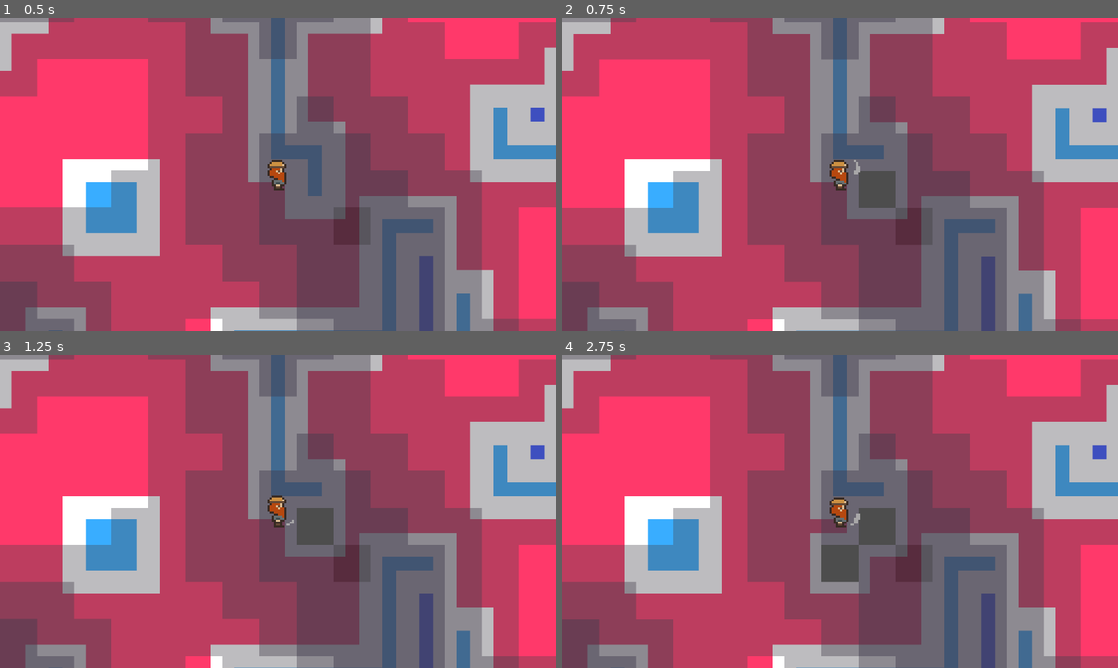
Above: before the commit, frames 1-4 (two rows, left to right).
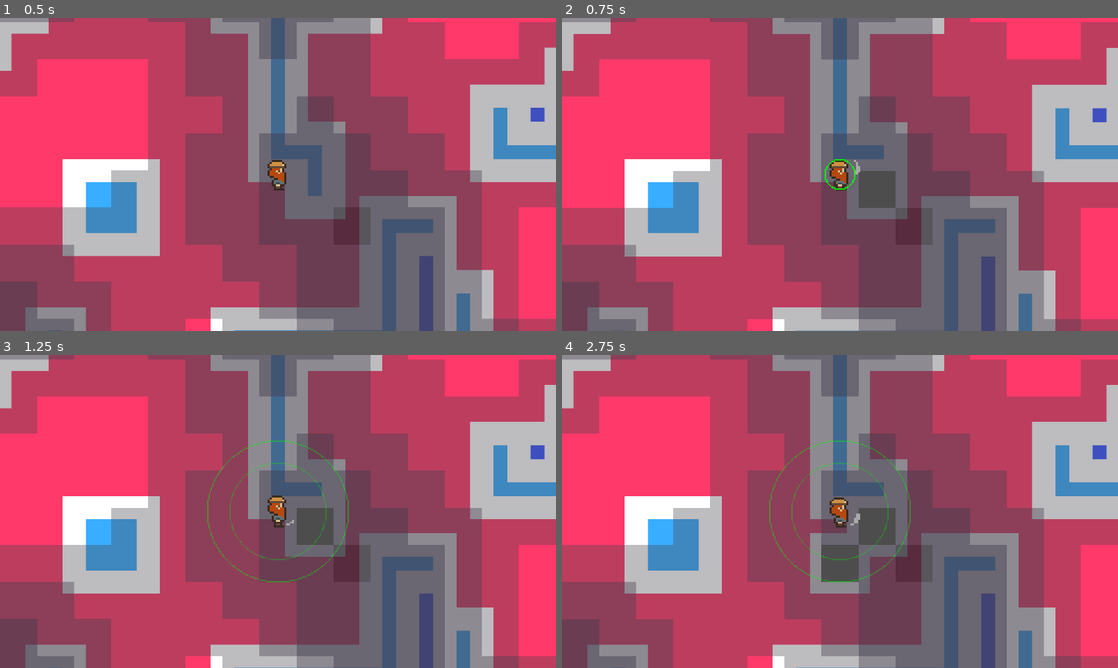
Above: after the commit, the same moments.

Repository: VileOar/ludum-dare-57
Game: Godot game, scene res://levels/main_level.tscn
Same seed, same stepped clock (60 frames per second), same inputs: the game is played once before the commit and once after it.
Inputs:
- Up to frame 1 (0.5 s): no input
- Up to frame 2 (0.75 s): hold D (MoveRight) from 0.53 s (still down); hold 1 from 0.53 s (still down); tap Space (RadarPulse, bound only after the commit) at 0.6 s
- Up to frame 3 (1.25 s): keep holding D (MoveRight); keep holding 1
- Up to frame 4 (2.75 s): release D (MoveRight) at 1.28 s; release 1 at 1.28 s; hold S (MoveDown) 1.28-2.03 s; tap 1 at 1.35 s; tap Space (RadarPulse, bound only after the commit) at 1.55, 2.1 s; hold D (MoveRight) from 2.03 s (still down); hold 1 from 2.03 s (still down)

Frame 1 is identical in both runs. In frame 2, less than 0.1% of the frame differs, in the area x 47-53%, y 45-55%; in frame 3, 0.5%, in the area x 37-63%, y 27-73%; in frame 4, 0.5%.

Commit message:
Add radar to player character

Diff:
--- a/project.godot
+++ b/project.godot
@@ -52,6 +52,11 @@
 , Object(InputEventKey,"resource_local_to_scene":false,"resource_name":"","device":-1,"window_id":0,"alt_pressed":false …(186 unchanged characters)…
 ]
 }
+RadarPulse={
+"deadzone": 0.2,
+"events": [Object(InputEventKey,"resource_local_to_scene":false,"resource_name":"","device":0,"window_id":0,"alt_pressed":false,"shift_pressed":false,"ctrl_pressed":false,"meta_pressed":false,"pressed":false,"keycode":0,"physical_keycode":32,"key_label":0,"unicode":0,"location":0,"echo":false,"script":null)
+]
+}
 
 [rendering]
 
--- a/src/audio_controller/audio_controller.gd
+++ b/src/audio_controller/audio_controller.gd
@@ -44,6 +44,5 @@
 		squeak.play()
 
 func play_radar_pulse() -> void:
-	if not $RadarPulse.playing:
-		$RadarPulse.play()
-		play_squeak()
+	$RadarPulse.play()
+	play_squeak()
--- a/src/audio_controller/audio_controller.tscn
+++ b/src/audio_controller/audio_controller.tscn
@@ -49,8 +49,8 @@
 
 [node name="StoneDig" type="AudioStreamPlayer" parent="."]
 stream = ExtResource("11_k1nwg")
-volume_db = -20.0
+volume_db = -10.0
 
 [node name="StoneDigFail" type="AudioStreamPlayer" parent="."]
 stream = ExtResource("7_ffqbn")
-volume_db = -10.0
+volume_db = -15.0
--- a/src/characters/player/player.tscn
+++ b/src/characters/player/player.tscn
@@ -1,7 +1,8 @@
-[gd_scene load_steps=19 format=3 uid="uid://c41k20yhtuteq"]
+[gd_scene load_steps=20 format=3 uid="uid://c41k20yhtuteq"]
 
 [ext_resource type="Script" uid="uid://pxyjh6sau06" path="res://src/characters/player/player.gd" id="1_7nd6e"]
 [ext_resource type="Texture2D" uid="uid://egc2hrb3tddq" path="res://assets/characters/player/YellowMiner.png" id="1_bxhu7"]
+[ext_resource type="PackedScene" uid="uid://dva47lw34td0t" path="res://src/radar/radar_pulse.tscn" id="3_5c1al"]
 
 [sub_resource type="AtlasTexture" id="AtlasTexture_bxhu7"]
 atlas = ExtResource("1_bxhu7")
@@ -147,3 +148,5 @@
 [node name="MiningCheckRay" type="RayCast2D" parent="."]
 target_position = Vector2(128, 0)
 collision_mask = 4
+
+[node name="RadarPulse" parent="." instance=ExtResource("3_5c1al")]
--- a/src/radar/radar_pulse.gd
+++ b/src/radar/radar_pulse.gd
@@ -1,17 +1,20 @@
 extends Node2D
 
-var _level: int = 0
+var _level: int = 1
 var _is_active: bool = false
 var _active_time: float = 0.0
-var _pulse_size: int = 3 * Global.CELL_SIZE
+var _pulse_size: int = (4 + (2 * _level)) * Global.CELL_SIZE
 
 @onready var color_rect: ColorRect = $ColorRect
 
 func _ready() -> void:
 	color_rect.material.set_shader_parameter("tile_size", Global.CELL_SIZE)
+	color_rect.size = Vector2(_pulse_size, _pulse_size)
+	var pos = -_pulse_size/2
+	color_rect.position = Vector2(pos, pos)
 
 func _process(delta: float) -> void:
-	if Input.is_key_pressed(KEY_1):
+	if Input.is_action_just_pressed("RadarPulse"):
 		activate()
 
 	if _is_active:
@@ -25,11 +28,14 @@
 
 func increase_level() -> void:
 	_level += 1
-	_pulse_size = (3 + (2 * _level)) * Global.CELL_SIZE
+	_pulse_size = (4 + (2 * _level)) * Global.CELL_SIZE
+	color_rect.material.set_shader_parameter("pulse_size", _pulse_size)
 	color_rect.size = Vector2(_pulse_size, _pulse_size)
-	color_rect.material.set_shader_parameter("pulse_size", _pulse_size)
+	var pos = -_pulse_size/2
+	color_rect.position = Vector2(pos, pos)
 
 func activate() -> void:
 	if not _is_active:
 		_is_active = true
 		AudioController.play_radar_pulse()
+		Global.world_map_tiles._tiles
--- a/src/radar/radar_pulse.tscn
+++ b/src/radar/radar_pulse.tscn
@@ -14,10 +14,5 @@
 
 [node name="ColorRect" type="ColorRect" parent="."]
 material = SubResource("ShaderMaterial_udmdm")
-anchors_preset = 15
-anchor_right = 1.0
-anchor_bottom = 1.0
 offset_right = 384.0
 offset_bottom = 384.0
-grow_horizontal = 2
-grow_vertical = 2
